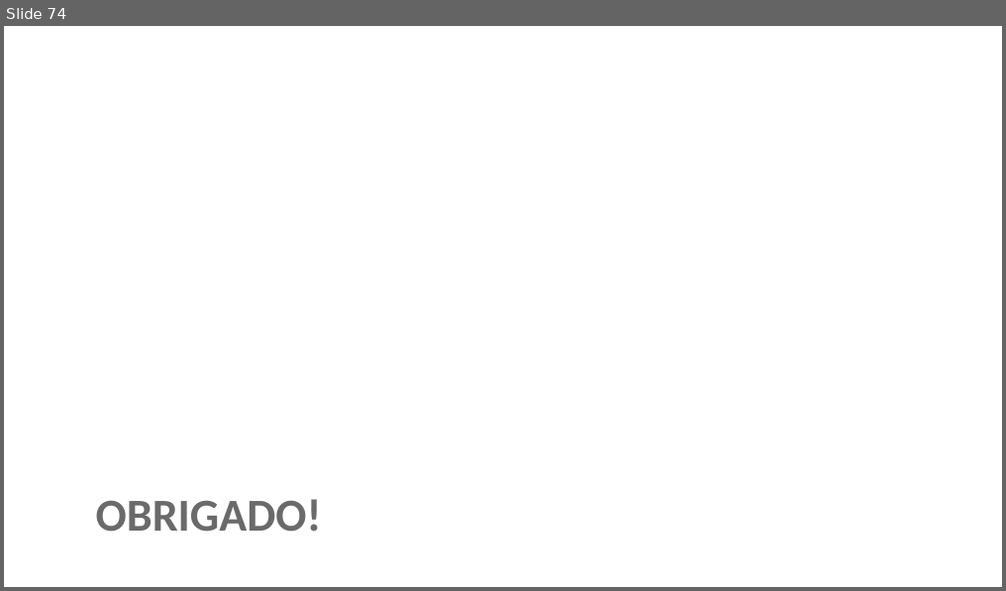
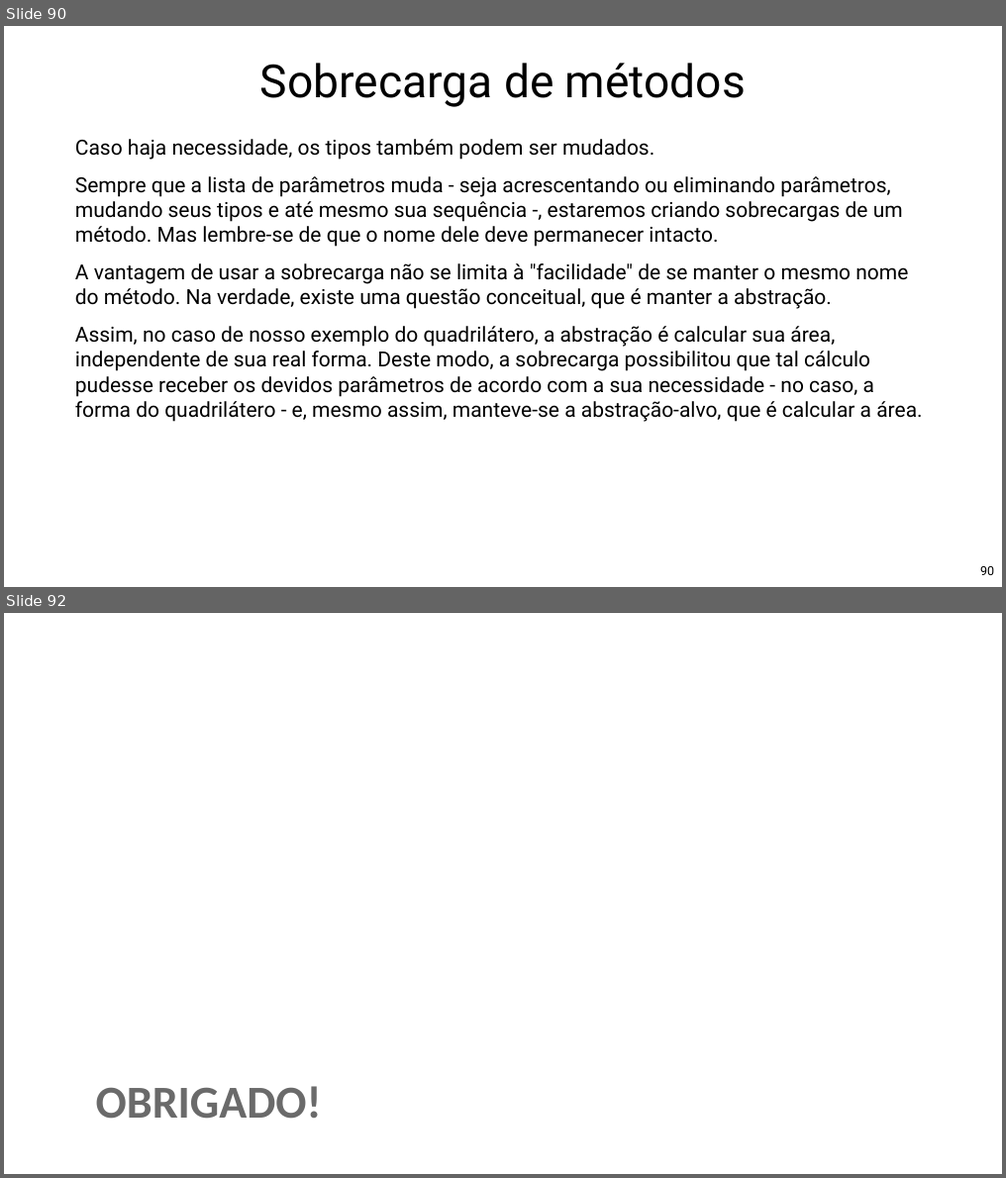
Before and after one commit to Pedrorocha13/2021.1-progoo, a slide deck: materiais/slides.pptx. Shown one above the other, each under a label of ours: slide 74 before the commit, slides 90 and 92 after it; the slides between them are not shown. The pictures are 1006x591 and 1006x1178 pixels, drawn with LibreOffice and Linux fonts; fonts in the diff are those of the drawing; background and template pictures are left out. Boxes give left, top, right and bottom in pixels: in the first picture for what was removed or moved away, otherwise in the second. Text is boxed around its words. In the diff, an @@ line names an element or a change of style, - is before the commit and + after.

```diff
--- a/materiais/slides.pptx
+++ b/materiais/slides.pptx
@@ slide 90 added at <box>4,26,1002,587</box>, background picture (left out) @@
@@ title added at <box>260,63,746,107</box>, 88 pt, text #000000 @@
+Sobrecarga de métodos
@@ text added at <box>75,139,922,422</box>, 40 pt, text #000000 @@
+Caso haja necessidade, os tipos também podem ser mudados.
+Sempre que a lista de parâmetros muda - seja acrescentando ou eliminando parâmetros, mudando seus tipos e até mesmo sua sequência -, estaremos criando sobrecargas de um método. Mas lembre-se de que o nome dele deve permanecer intacto.
+A vantagem de usar a sobrecarga não se limita à "facilidade" de se manter o mesmo nome do método. Na verdade, existe uma questão conceitual, que é manter a abstração.
+Assim, no caso de nosso exemplo do quadrilátero, a abstração é calcular sua área, independente de sua real forma. Deste modo, a sobrecarga possibilitou que tal cálculo pudesse receber os devidos parâmetros de acordo com a sua necessidade - no caso, a forma do quadrilátero - e, mesmo assim, manteve-se a abstração-alvo, que é calcular a área.
@@ page number added at <box>980,567,994,575</box>, 24 pt, text #000000 @@
+90
@@ what was slide 74 is now slide 92 @@
```
Also in this commit, not shown: 25 slides changed, 17 other slides added, 1 other file.
